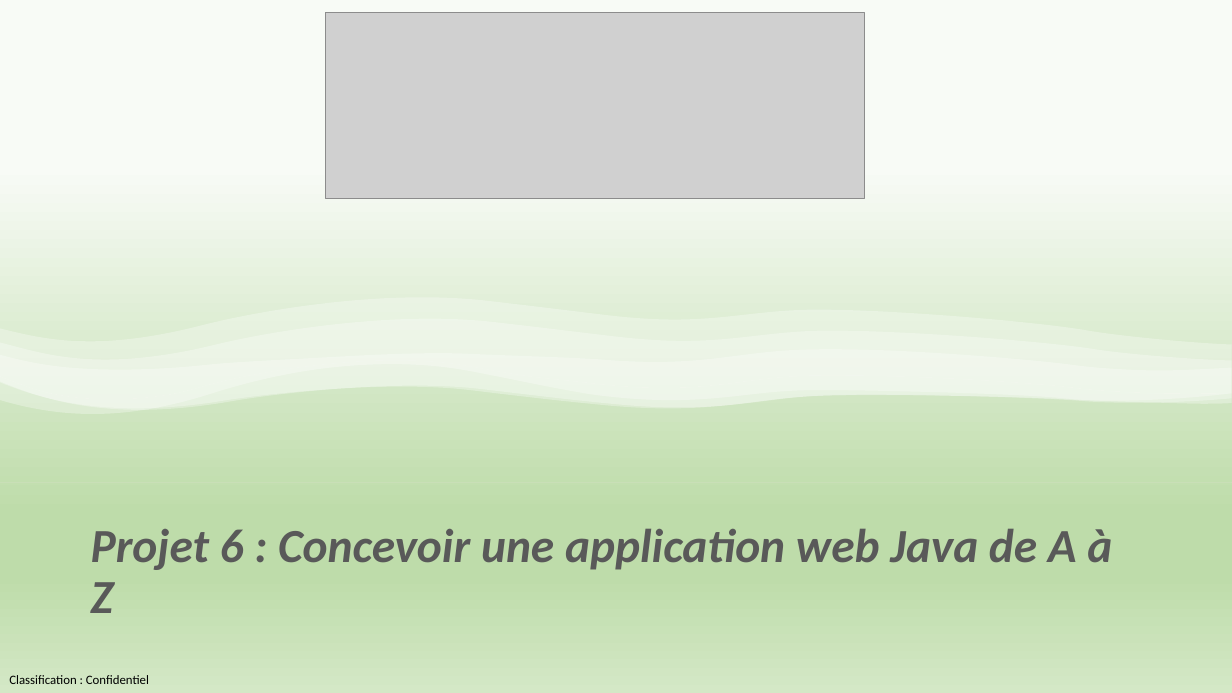
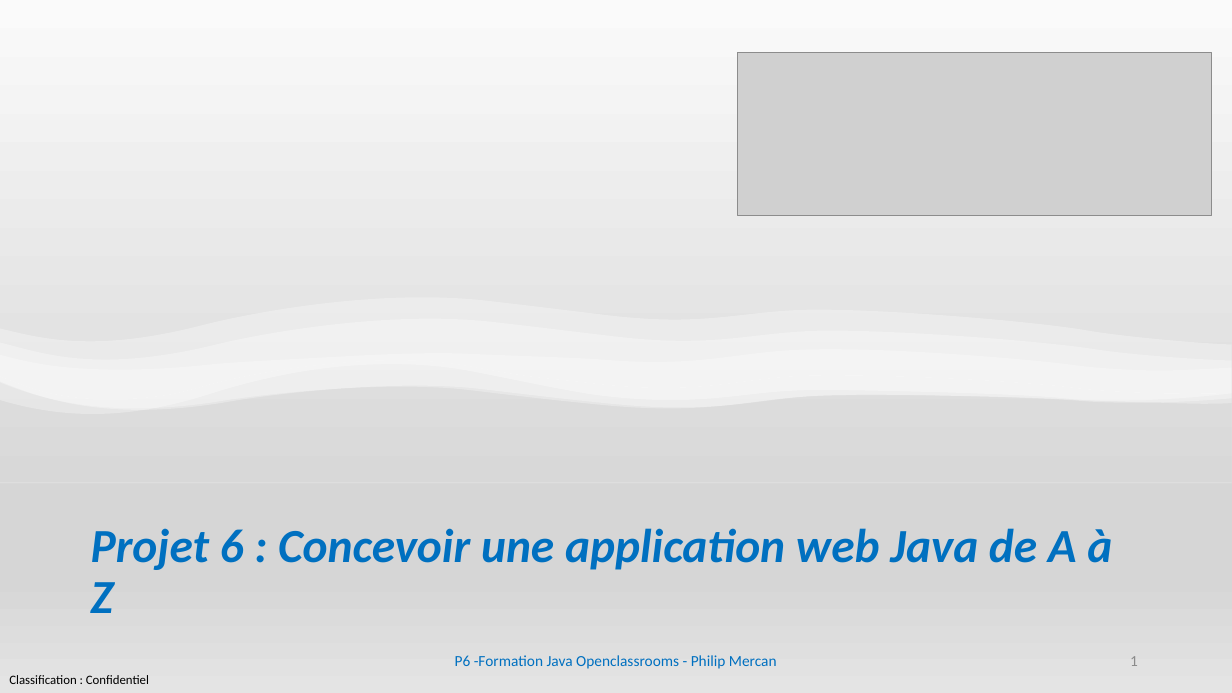
Before and after one commit to PhilAuto83/PayMyBuddy-PM, a slide deck: slide 1 of Mercan_Philip_5_slides_032024.pptx. Drawn at 1232x693 pixels with LibreOffice and Linux fonts; fonts in the diff are those of the drawing; grey boxes stand for pictures. Boxes give left, top, right and bottom in pixels: in the first picture for what was removed or moved away, otherwise in the second. Text is boxed around its words. In the diff, an @@ line names an element or a change of style, - is before the commit and + after.

```diff
--- a/Mercan_Philip_5_slides_032024.pptx
+++ b/Mercan_Philip_5_slides_032024.pptx
@@ background gradient #F8FBF6 to #BEDCAA to #D4E8C6 to gradient #FAFAFA to #D7D7D7 to #E4E4E4 @@
@@ picture: place and size @@
-picture at (325, 13, 864, 199)
+picture at (738, 53, 1212, 216)
@@ freeform shape at (0, 360, 1232, 482): fill gradient #F8FBF6 to #BEDCAA to #D4E8C6 to gradient #FAFAFA to #D7D7D7 to #E4E4E4 @@
@@ title "Projet 6 : Concevoir une ..." at (91, 528, 1112, 613): text colour #595959 to #0070C0 @@
@@ text added at (455, 655, 777, 669), 12 pt, text #0070C0 @@
+P6 -Formation Java Openclassrooms - Philip Mercan
@@ page number added at (1130, 656, 1138, 666), 12 pt, text #8C8C8C @@
+1
```
Also in this commit, not shown: 12 slides added, 2 other files.
